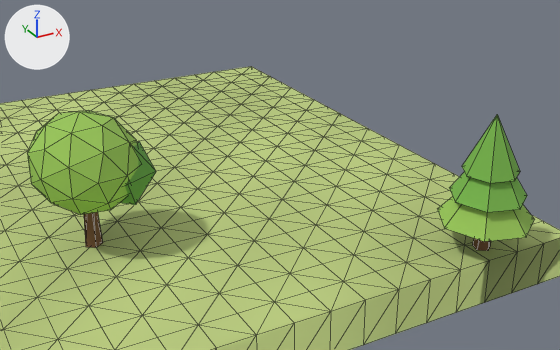
What one commit did to the glTF model client/public/models/chunks/-4_1.glb.
Rendered twice from a 50 mm lens placed at (-114.95, -79.76, 18.79), pointed at (-101.2, -54.77, 6.29). Lighting does not change. The marker at upper left points along +X, +Y and +Z. The older version comes first. Mesh edges are drawn as thin lines. Vertices at exactly the same position are counted once.

Script lines for the objects in view, before the commit:
```python
me_scenery = bpy.data.meshes.new('scenery')
me_scenery.from_pydata(...)  # 105 vertices, 182 faces; spans x -110.1..-92.1, y -61.0..-48.7, z 3.2..9.0
me_scenery.materials.append(mat_opaque_matte_vertex_colors)
# before: 0 (-108.0, -51.2, 6.1), 2 (-107.8, -51.1, 6.1), 4 (-107.9, -50.8, 6.1), 6 (-108.1, -50.8, 6.1), 8 (-108.2, -51.1, 6.1)
# before: 10 (-108.0, -51.0, 6.1)
me_terrain = bpy.data.meshes.new('terrain')
me_terrain.from_pydata(...)  # 521 vertices, 960 faces; spans x -120.0..-90.0, y -60.0..-30.0, z 0.8..3.2
me_terrain.materials.append(mat_opaque_matte_vertex_colors)
ob_scenery = bpy.data.objects.new('scenery', me_scenery)
ob_scenery.location = (0.0, 0.0, 0.0)
ob_terrain = bpy.data.objects.new('terrain', me_terrain)
ob_terrain.location = (0.0, 0.0, 0.0)
```
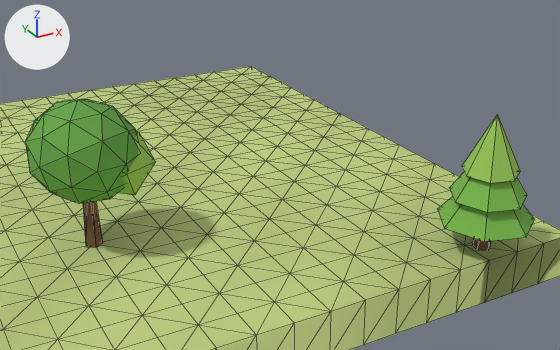
Pixel boxes (x1, y1, x2, y2) of what changed, in the pictures (560 x 350 px; the box of a moved part takes in the faces that stretch with it):
```json
{"object": "scenery", "change": "reshaped, recoloured", "before": [27, 111, 534, 251], "after": [26, 99, 534, 251], "on screen": "9% taller"}
{"part": 1, "of": "me_scenery", "change": "moved or reshaped", "before": [27, 111, 138, 215], "after": [26, 99, 138, 204]}
{"part": 2, "of": "me_scenery", "change": "moved or reshaped", "before": [120, 141, 156, 205], "after": [118, 132, 155, 195]}
{"part": 3, "of": "me_scenery", "change": "moved or reshaped", "before": [84, 212, 103, 248], "after": [83, 201, 103, 248]}
{"part": 4, "of": "me_scenery", "change": "recoloured", "before": [27, 111, 534, 242], "after": [26, 99, 534, 242]}
```

The change, as JSON lines over the scene's bpy script:
```json
{"block": "me_scenery", "where": "# used by ob_scenery; location = (0.0, 0.0, 0.0)"}
{"op": "remove", "block": "me_scenery", "code": "me_scenery.from_pydata(...)  # 105 vertices, 182 faces; spans x -110.1..-92.1, y -61.0..-48.7, z 3.2..9.0"}
{"op": "add", "block": "me_scenery", "code": "me_scenery.from_pydata(...)  # 105 vertices, 182 faces; spans x -110.1..-92.1, y -61.0..-48.7, z 3.1..9.4"}
{"block": "me_scenery", "change": "me_scenery part 1: the loose piece of 42 vertices spanning x -110.1..-105.9, y -53.3..-48.7, z 4.8..9.0 is moved by (0.0, 0.0, 0.5)"}
{"block": "me_scenery", "change": "me_scenery part 2: the loose piece of 12 vertices spanning x -108.1..-105.5, y -53.0..-50.0, z 5.1..7.7 is moved by (0.0, 0.0, 0.4)"}
{"block": "me_scenery", "change": "me_scenery part 3"}
{"op": "add", "block": "me_scenery", "code": "for i in [0, 2, 4, 6, 8, 10]: me_scenery.vertices[i].co += Vector((0.0, 0.0, 0.4))"}
{"block": "me_scenery", "change": "me_scenery part 4: 142 faces centred in x -110.0..-92.8, y -60.1..-48.8, z 4.4..8.7 are repainted in the vertex colours; the middle colour goes from green #97c458 to green #68a648"}
{"block": "me_scenery", "change": "other edits to the shape of me_scenery do not show in these pictures"}
```
